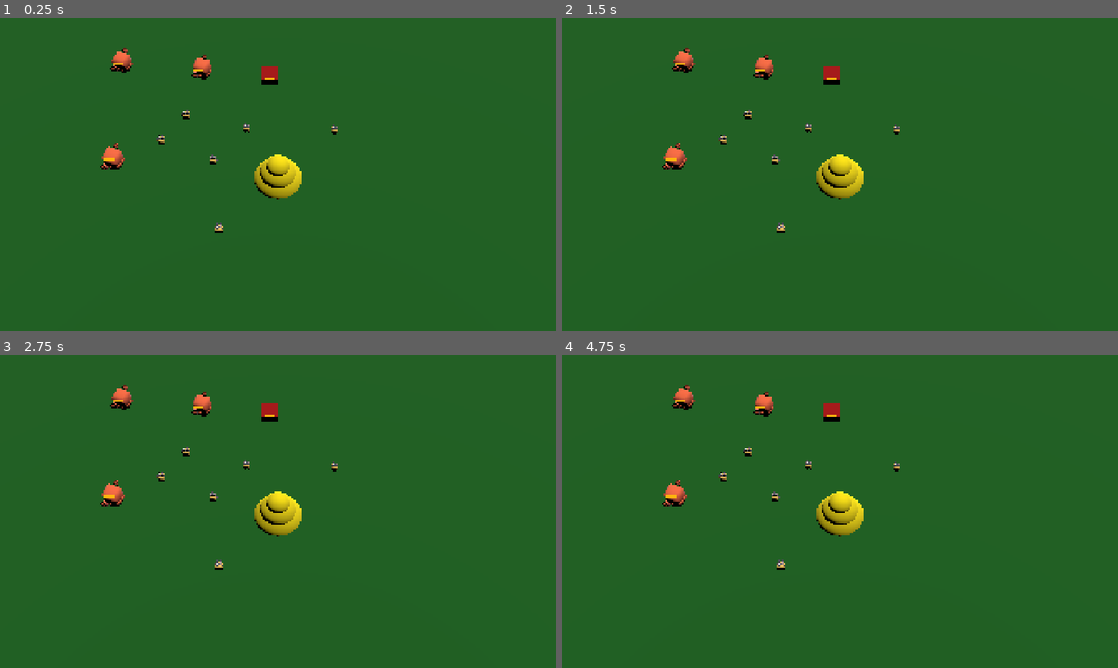
Above: before the commit, frames 1-4 (two rows, left to right).
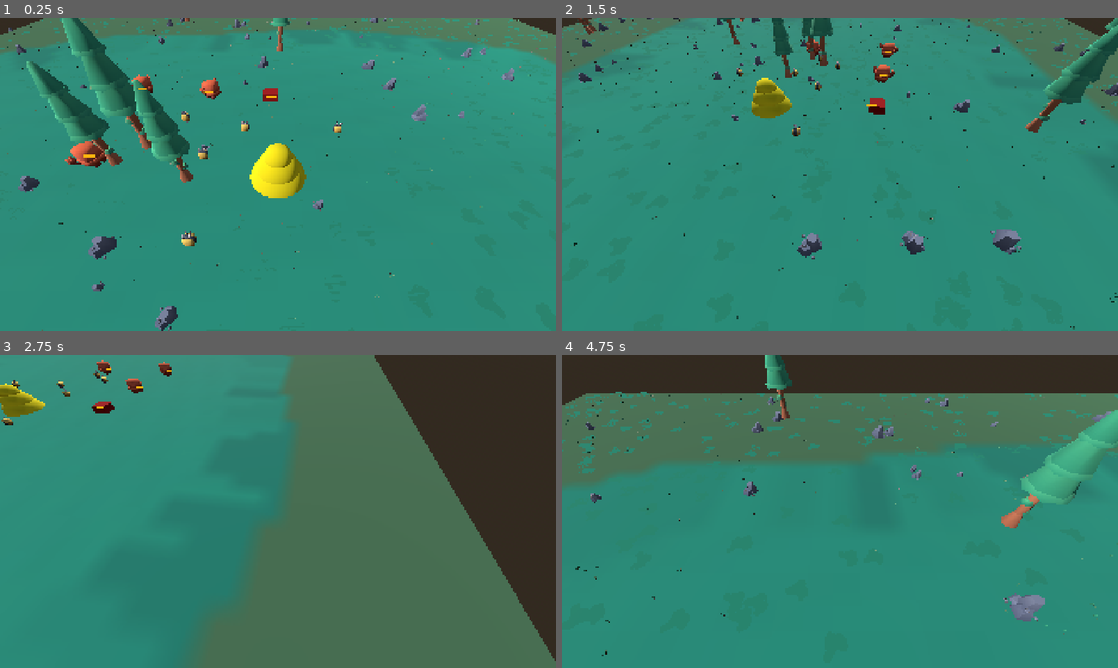
Above: after the commit, the same moments.

Repository: Klarity99/kenney-jam
Game: Godot game, scene res://structure/main.tscn
The game is run twice, just before and just after one commit, with the same random seed, the same clock (stepped at 60 frames per second) and the same inputs.
Inputs (mouse positions are in pixels of both pictures, inside the frame that each line leads up to):
- Up to frame 1 (0.25 s): no input
- Up to frame 2 (1.5 s): tap Enter at 0.5 s; move the mouse to (962, 158) at 0.52 s; hold Right (ui_right) 0.53-1.28 s; hold Q 0.53-1.28 s; click (962, 158) at 0.67 s; move the mouse to (728, 190) at 1.27 s; hold Down (ui_down) from 1.28 s (still down); tap E at 1.35 s; click (728, 190) at 1.42 s
- Up to frame 3 (2.75 s): move the mouse to (333, 442) at 2.02 s; release Down (ui_down) at 2.03 s; hold Right (ui_right) from 2.03 s (still down); hold Shift from 2.03 s (still down); click (333, 442) at 2.17 s
- Up to frame 4 (4.75 s): move the mouse to (812, 574) at 2.77 s; release Right (ui_right) at 2.78 s; release Shift at 2.78 s; hold Up (ui_up) 2.78-3.53 s; tap Q at 2.85 s; click (812, 574) at 2.92 s; move the mouse to (1006, 558) at 3.52 s; hold E 3.53-4.28 s; hold Left (ui_left) from 3.53 s (still down); click (1006, 558) at 3.67 s; move the mouse to (673, 464) at 4.27 s; tap Shift at 4.35 s; click (673, 464) at 4.42 s

The runs differ from the first frame. In frame 1, 99% of the frame differs, in the area x 0-100%, y 0-100%; in frame 2, 100%; in frame 3, 100%; in frame 4, 100%.

Commit message:
Merged Environment with main scene

Diff:
--- a/structure/Environment.tscn
+++ b/structure/Environment.tscn
@@ -1,6 +1,5 @@
 [gd_scene format=3 uid="uid://bdl3ig4n6gxgx"]
 
-[ext_resource type="Texture2D" uid="uid://isigflbo8qso" path="res://Assets/Environment/patch-grass.png" id="1_u2q5c"]
 [ext_resource type="ArrayMesh" uid="uid://bbfulnirstjpg" path="res://Assets/Environment/patch-grass-large.obj" id="1_y1xwy"]
 [ext_resource type="ArrayMesh" uid="uid://cvy64vwuiia4g" path="res://Assets/Environment/grass.obj" id="2_ypncg"]
 [ext_resource type="Script" uid="uid://bh8t68141jqd8" path="res://Scripts/camera_pivot.gd" id="4_tvovm"]
@@ -8,12 +7,6 @@
 [ext_resource type="ArrayMesh" uid="uid://bes0x3k8epbo6" path="res://Assets/Environment/rock-a.obj" id="7_xq0rg"]
 [ext_resource type="Texture2D" uid="uid://bfquufvoo5xtv" path="res://Assets/Environment/variation-a.png" id="10_8edf8"]
 [ext_resource type="ArrayMesh" uid="uid://v7urux7cuaai" path="res://Assets/Environment/Trees/tree-tall.obj" id="10_xkj7h"]
-
-[sub_resource type="PlaneMesh" id="PlaneMesh_dotlx"]
-size = Vector2(100, 100)
-
-[sub_resource type="StandardMaterial3D" id="StandardMaterial3D_gwmbe"]
-albedo_texture = ExtResource("1_u2q5c")
 
 [sub_resource type="ProceduralSkyMaterial" id="ProceduralSkyMaterial_ypncg"]
 
@@ -77,10 +70,6 @@
 buffer = PackedFloat32Array(-5.0327096, 0, 2.2981858, -11.298548, 0, 5.5326147, 0, 0, -2.2981858, 0, -5.0327096, -3.534 …(1775 unchanged characters)…
 
 [node name="Environment" type="Node3D" unique_id=1959008010]
-
-[node name="MeshInstance3D" type="MeshInstance3D" parent="." unique_id=1483861366]
-mesh = SubResource("PlaneMesh_dotlx")
-surface_material_override/0 = SubResource("StandardMaterial3D_gwmbe")
 
 [node name="DirectionalLight3D" type="DirectionalLight3D" parent="." unique_id=1958752903]
 transform = Transform3D(0.70710677, -0.18301271, -0.6830127, 0.70710677, 0.18301295, 0.6830126, 1.7484554e-07, -0.9659258, 0.25881922, 0, 99, 0)
--- /dev/null
+++ b/structure/floor.tscn
@@ -0,0 +1,13 @@
+[gd_scene format=3 uid="uid://bngshg2sjmuux"]
+
+[ext_resource type="Texture2D" uid="uid://isigflbo8qso" path="res://Assets/Environment/patch-grass.png" id="1_wk8r4"]
+
+[sub_resource type="PlaneMesh" id="PlaneMesh_dotlx"]
+size = Vector2(100, 100)
+
+[sub_resource type="StandardMaterial3D" id="StandardMaterial3D_gwmbe"]
+albedo_texture = ExtResource("1_wk8r4")
+
+[node name="Floor" type="MeshInstance3D" unique_id=1289221044]
+mesh = SubResource("PlaneMesh_dotlx")
+surface_material_override/0 = SubResource("StandardMaterial3D_gwmbe")
--- a/structure/gameEdited.tscn
+++ b/structure/gameEdited.tscn
@@ -3,7 +3,9 @@
 [ext_resource type="PackedScene" uid="uid://cqk7nr3fbe5o" path="res://units/scenes/bee.tscn" id="1_2epig"]
 [ext_resource type="Script" uid="uid://ukk6mw3ml4gn" path="res://units/unit.gd" id="2_w5r8o"]
 [ext_resource type="PackedScene" uid="uid://doe6norionpkc" path="res://units/scenes/crab.tscn" id="3_ccnt6"]
-[ext_resource type="PackedScene" uid="uid://bdl3ig4n6gxgx" path="res://structure/Environment.tscn" id="4_w5r8o"]
+[ext_resource type="PackedScene" uid="uid://c3bdxaveqvyyn" path="res://units/scenes/meat.tscn" id="4_w5r8o"]
+[ext_resource type="PackedScene" uid="uid://bngshg2sjmuux" path="res://structure/floor.tscn" id="5_ccnt6"]
+[ext_resource type="PackedScene" uid="uid://bdl3ig4n6gxgx" path="res://structure/Environment.tscn" id="6_u2mji"]
 
 [sub_resource type="StandardMaterial3D" id="StandardMaterial3D_vu64o"]
 albedo_color = Color(1, 0.90000004, 0, 1)
@@ -26,28 +28,20 @@
 [sub_resource type="SphereShape3D" id="SphereShape3D_uv1g8"]
 radius = 2.1000001
 
-[sub_resource type="StandardMaterial3D" id="StandardMaterial3D_yt7f2"]
+[sub_resource type="StandardMaterial3D" id="StandardMaterial3D_ggc3g"]
 albedo_color = Color(0.01666665, 1, 0, 1)
 
 [sub_resource type="TorusMesh" id="TorusMesh_uv1g8"]
-material = SubResource("StandardMaterial3D_yt7f2")
+material = SubResource("StandardMaterial3D_ggc3g")
 inner_radius = 2.1
 outer_radius = 2.5
-
-[sub_resource type="SphereShape3D" id="SphereShape3D_vu64o"]
-radius = 1.5
-
-[sub_resource type="StandardMaterial3D" id="StandardMaterial3D_pxlwx"]
-albedo_color = Color(0.66, 0, 0, 1)
-
-[sub_resource type="BoxMesh" id="BoxMesh_lyh0d"]
-material = SubResource("StandardMaterial3D_pxlwx")
-size = Vector3(1.6, 0.8, 1.6)
 
 [sub_resource type="BoxShape3D" id="BoxShape3D_uv1g8"]
 size = Vector3(100, 1, 100)
 
 [sub_resource type="NavigationMesh" id="NavigationMesh_uv1g8"]
+vertices = PackedVector3Array(-49.5, 0.5, -49.5, -49.5, 0.5, 49.5, 49.5, 0.5, 49.5, 49.5, 0.5, -49.5)
+polygons = [PackedInt32Array(3, 2, 0), PackedInt32Array(0, 2, 1)]
 
 [node name="Game" type="Node3D" unique_id=1225339460]
 
@@ -55,27 +49,36 @@
 
 [node name="Bee" parent="Units" unique_id=544613324 instance=ExtResource("1_2epig")]
 transform = Transform3D(1, 0, 0, 0, 1, 0, 0, 0, 1, -2.8414166, 0, -4.5202312)
-collision_mask = 0
-move_speed = 5.0
+id = "bee"
+ally = true
+
+[node name="Bee4" parent="Units" unique_id=1467829073 instance=ExtResource("1_2epig")]
+transform = Transform3D(1, 0, 0, 0, 1, 0, 0, 0, 1, -10.452511, 0, -3.2201033)
+id = "bee"
+ally = true
+
+[node name="Bee5" parent="Units" unique_id=1367635193 instance=ExtResource("1_2epig")]
+transform = Transform3D(1, 0, 0, 0, 1, 0, 0, 0, 1, -8.421274, 0, -5.9639435)
+id = "bee"
+ally = true
+
+[node name="Bee6" parent="Units" unique_id=2079351565 instance=ExtResource("1_2epig")]
+transform = Transform3D(1, 0, 0, 0, 1, 0, 0, 0, 1, -5.6739225, 0, -1.1560163)
 id = "bee"
 ally = true
 
 [node name="Bee2" parent="Units" unique_id=368719653 instance=ExtResource("1_2epig")]
 transform = Transform3D(1, 0, 0, 0, 1, 0, 0, 0, 1, 5.134755, 0, -4.3387833)
-collision_mask = 0
-move_speed = 5.0
 id = "bee"
 ally = true
 
 [node name="Bee3" parent="Units" unique_id=663540903 instance=ExtResource("1_2epig")]
 transform = Transform3D(1, 0, 0, 0, 1, 0, 0, 0, 1, -4.874092, 0, 5.5188828)
-collision_mask = 0
-move_speed = 5.0
 id = "bee"
 ally = true
 
-[node name="BeeHive" type="StaticBody3D" parent="Units" unique_id=1063536639]
-collision_layer = 512
+[node name="BeeHive" type="CharacterBody3D" parent="Units" unique_id=1388160235]
+collision_layer = 4608
 collision_mask = 0
 script = ExtResource("2_w5r8o")
 id = "hive"
@@ -100,21 +103,20 @@
 visible = false
 mesh = SubResource("TorusMesh_uv1g8")
 
-[node name="NavigationAgent3D" type="NavigationAgent3D" parent="Units/BeeHive" unique_id=1200929928]
-unique_name_in_owner = true
+[node name="NavigationAgent3D" type="NavigationAgent3D" parent="Units/BeeHive" unique_id=2134980816]
 
 [node name="Crab" parent="Units" unique_id=1977050223 instance=ExtResource("3_ccnt6")]
 transform = Transform3D(-0.34932056, 0, -0.93700325, 0, 1, 0, 0.93700325, 0, -0.34932056, -15.104718, 0, -12.351271)
 
-[node name="Meat" type="StaticBody3D" parent="Units" unique_id=487492166]
+[node name="Crab2" parent="Units" unique_id=465752031 instance=ExtResource("3_ccnt6")]
+transform = Transform3D(-0.34932056, 0, -0.93700325, 0, 1, 0, 0.93700325, 0, -0.34932056, -7.3175764, 0, -11.567726)
+
+[node name="Crab3" parent="Units" unique_id=1010482667 instance=ExtResource("3_ccnt6")]
+transform = Transform3D(-0.34932056, 0, -0.93700325, 0, 1, 0, 0.93700325, 0, -0.34932056, -14.549222, 0, -1.3900299)
+
+[node name="Meat" parent="Units" unique_id=1230019374 instance=ExtResource("4_w5r8o")]
 transform = Transform3D(1, 0, 0, 0, 1, 0, 0, 0, 1, -0.75013053, 0, -11.113395)
-
-[node name="CollisionShape3D" type="CollisionShape3D" parent="Units/Meat" unique_id=2130672006]
-shape = SubResource("SphereShape3D_vu64o")
-
-[node name="MeshInstance3D" type="MeshInstance3D" parent="Units/Meat" unique_id=309068425]
-transform = Transform3D(1, 0, 0, 0, 1, 0, 0, 0, 1, 0, 0.5, 0)
-mesh = SubResource("BoxMesh_lyh0d")
+hp = 70
 
 [node name="StaticBody3D" type="StaticBody3D" parent="." unique_id=940165178]
 collision_layer = 256
@@ -126,6 +128,6 @@
 [node name="NavigationRegion3D" type="NavigationRegion3D" parent="." unique_id=803932357]
 navigation_mesh = SubResource("NavigationMesh_uv1g8")
 
-[node name="Environment" parent="." unique_id=1959008010 instance=ExtResource("4_w5r8o")]
+[node name="Floor" parent="NavigationRegion3D" unique_id=1289221044 instance=ExtResource("5_ccnt6")]
 
-[editable path="Environment"]
+[node name="Environment" parent="." unique_id=1959008010 instance=ExtResource("6_u2mji")]
--- a/structure/main.tscn
+++ b/structure/main.tscn
@@ -1,7 +1,7 @@
 [gd_scene format=3 uid="uid://g2tauh0gspdj"]
 
-[ext_resource type="PackedScene" uid="uid://cucwtutnfooi" path="res://structure/game.tscn" id="1_i01mv"]
+[ext_resource type="PackedScene" uid="uid://d2i0gj1k61835" path="res://structure/gameEdited.tscn" id="2_dqrcv"]
 
 [node name="Main" type="Node3D" unique_id=2100256056]
 
-[node name="Game" parent="." unique_id=1225339460 instance=ExtResource("1_i01mv")]
+[node name="Game" parent="." unique_id=1225339460 instance=ExtResource("2_dqrcv")]
--- a/units/unit.gd
+++ b/units/unit.gd
@@ -92,6 +92,7 @@
 func command(pos: Vector3, command_type: String, new_target_unit = null):
 	target_unit = new_target_unit
 	target_floor = pos
+	print(target_floor)
 	change_state(command_type)
 
 func _physics_process(delta: float) -> void:
